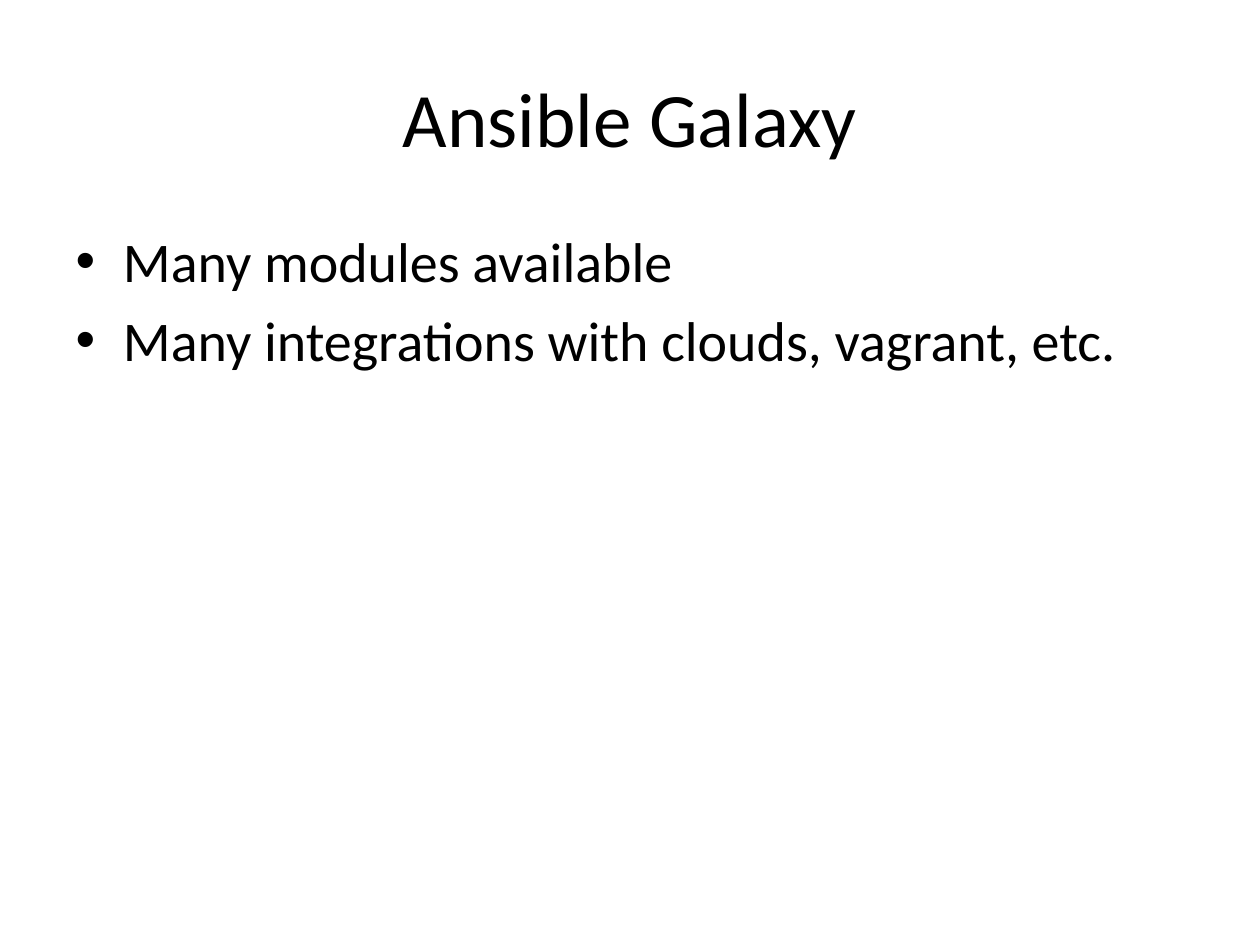
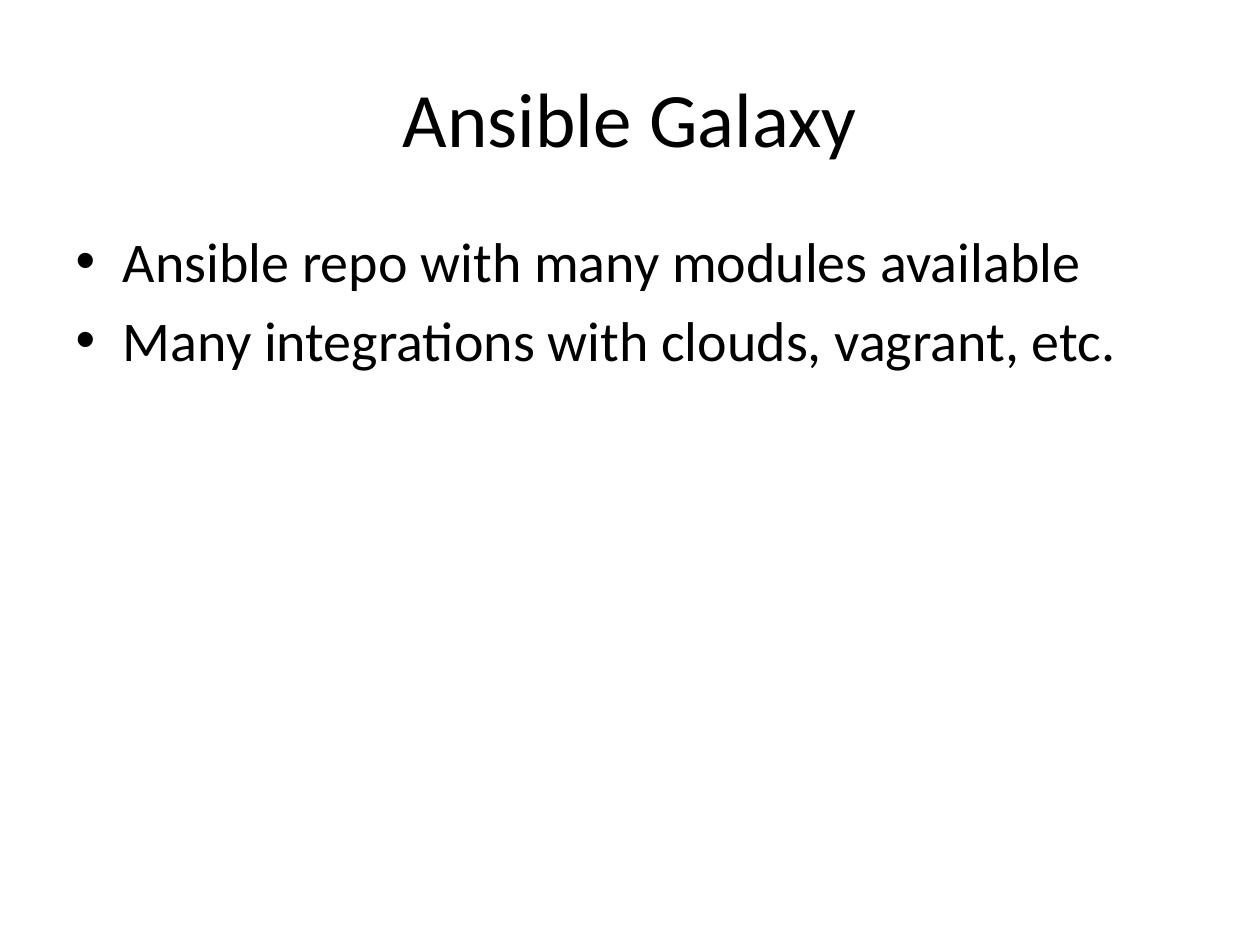
Before and after one commit to Hingo/ansible_meteor, a slide deck: slide 16 of presentation/slide_deck.pptx. Drawn at 1260x945 pixels with LibreOffice and Linux fonts; fonts in the diff are those of the drawing. Boxes give left, top, right and bottom in pixels: in the first picture for what was removed or moved away, otherwise in the second. Text is boxed around its words. In the diff, an @@ line names an element or a change of style, - is before the commit and + after.

Commit message:
slides update

```diff
--- a/presentation/slide_deck.pptx
+++ b/presentation/slide_deck.pptx
@@ text at (123,243,1080,291): text changed @@
-• Many modules available
+• Ansible repo with many modules available
```
Also in this commit, not shown: 3 other slides changed, 2 other files.
